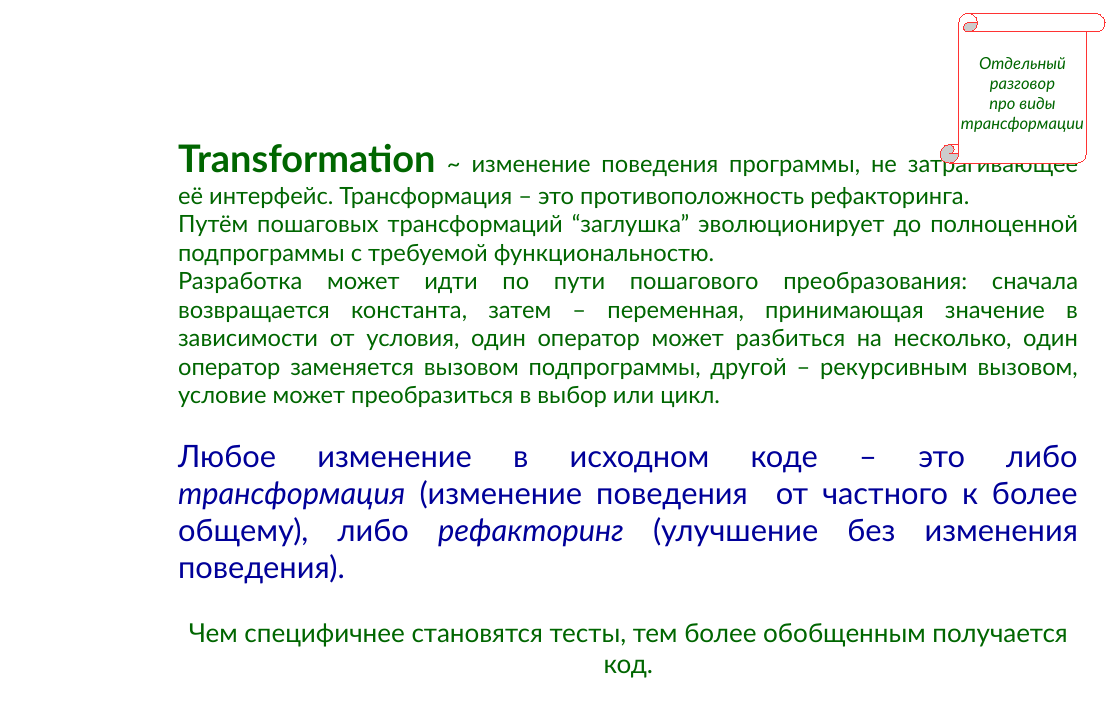
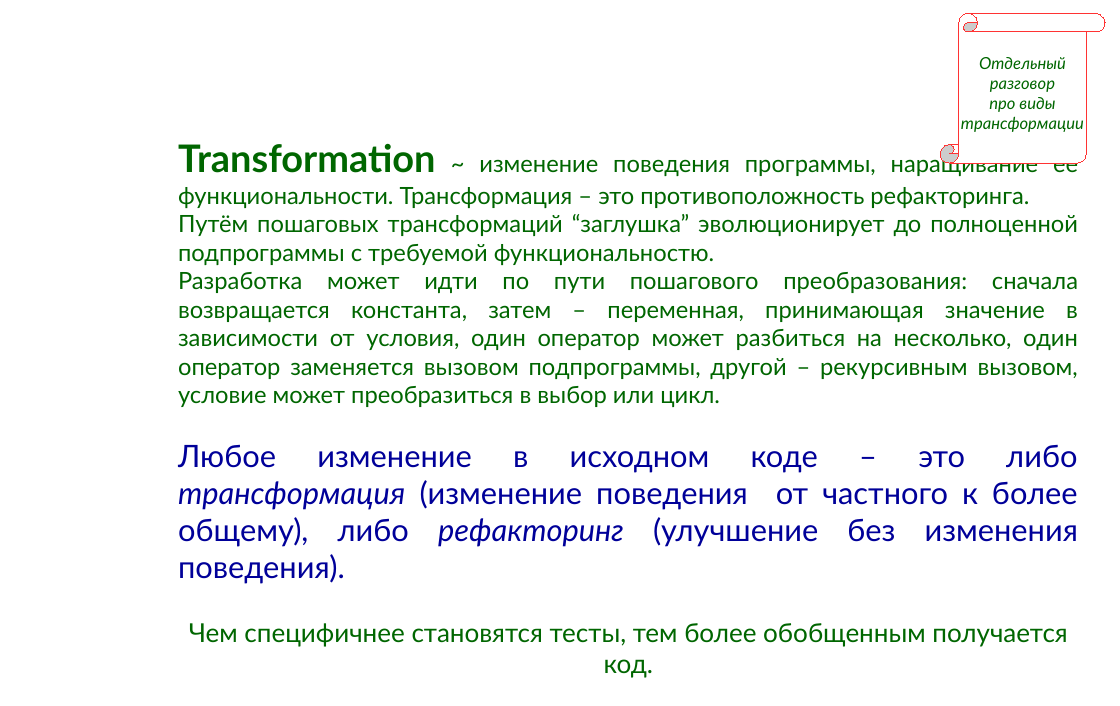
Before and after one commit to mike-shock/Programmers_Club-Caiman, a slide deck: slide 46 of drafts/Software_Craft.odp. Drawn at 1120x706 pixels with LibreOffice and Linux fonts; fonts in the diff are those of the drawing; background and template pictures are left out. Boxes give left, top, right and bottom in pixels: in the first picture for what was removed or moved away, otherwise in the second. Text is boxed around its words. In the diff, an @@ line names an element or a change of style, - is before the commit and + after.

```diff
--- a/drafts/Software_Craft.odp
+++ b/drafts/Software_Craft.odp
@@ text at <box>178,144,1078,208</box>: text changed @@
-Transformation ~ изменение поведения программы, не затрагивающее её интерфейс. Трансформация – это противоположность рефакторинга.
+Transformation ~ изменение поведения программы, наращивание её функциональности. Трансформация – это противоположность рефакторинга.
```
Also in this commit, not shown: 8 other slides changed, 3 slides added, 1 other file.
